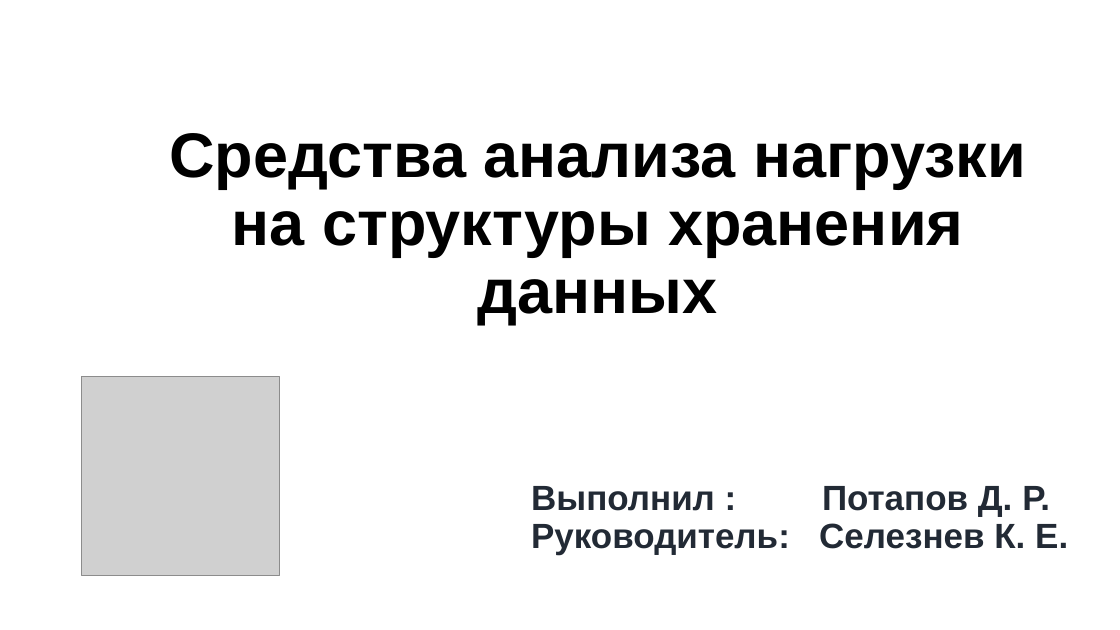
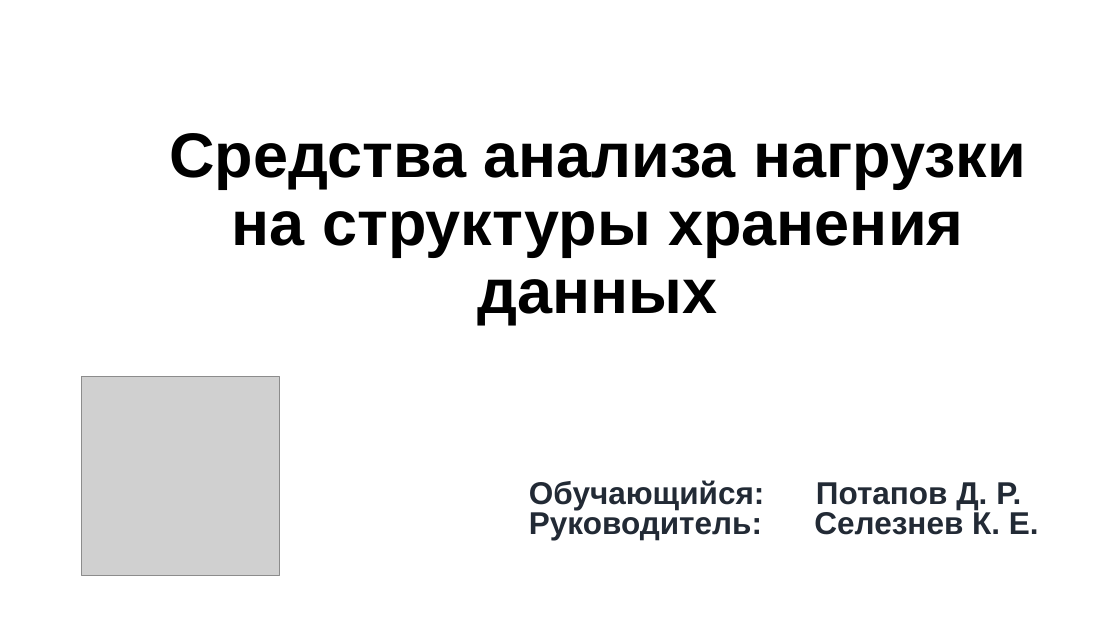
Before and after one commit to Akbars36/StorageAnalyzer, a slide deck: slide 1 of VizualizationResult/Sredstva_analiza_nagruzki_last.ppt. Drawn at 1120x630 pixels with LibreOffice and Linux fonts; fonts in the diff are those of the drawing; grey boxes stand for pictures. Boxes give left, top, right and bottom in pixels: in the first picture for what was removed or moved away, otherwise in the second. Text is boxed around its words. In the diff, an @@ line names an element or a change of style, - is before the commit and + after.

Commit message:
Доработки после 2го обсуждения с Селезневым

```diff
--- a/VizualizationResult/Sredstva_analiza_nagruzki_last.ppt
+++ b/VizualizationResult/Sredstva_analiza_nagruzki_last.ppt
@@ subtitle at <box>529,480,1021,510</box>: text changed; size 30 to 27 pt @@
-Выполнил : Потапов Д. Р.
+Обучающийся: Потапов Д. Р.
@@ subtitle at <box>814,509,1039,535</box>: size 30 to 27 pt in "Руководитель: Селезнев К. Е."; line spacing 0.9 to 0.8 @@
```
Also in this commit, not shown: 5 other slides changed, 1 slide added, 5 slides removed, 3 other files.
